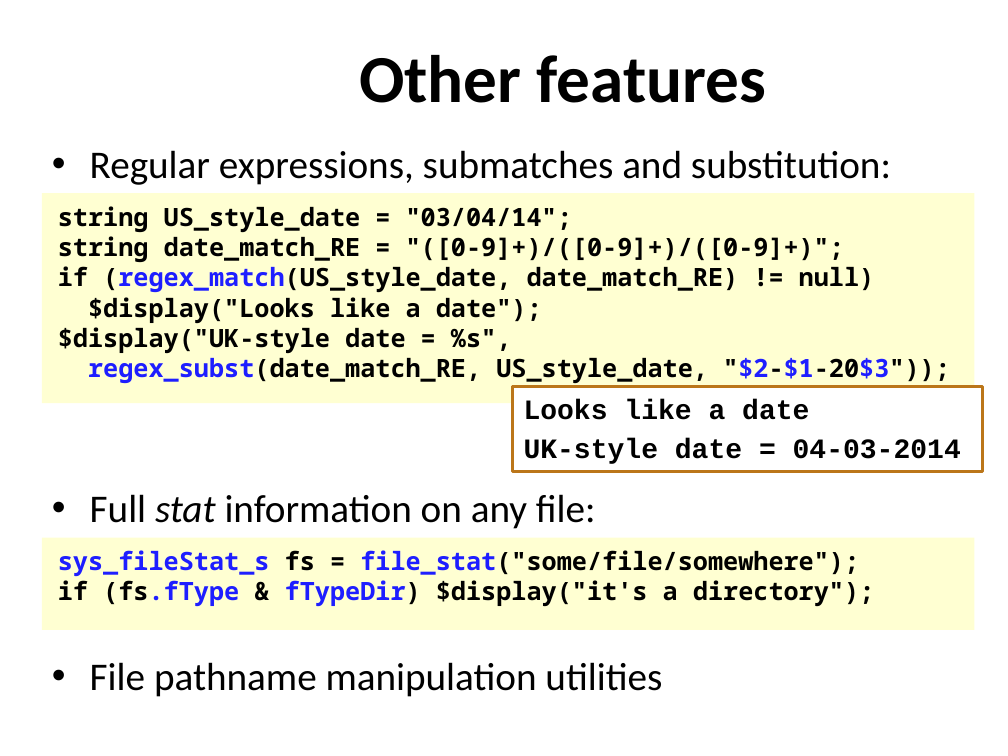
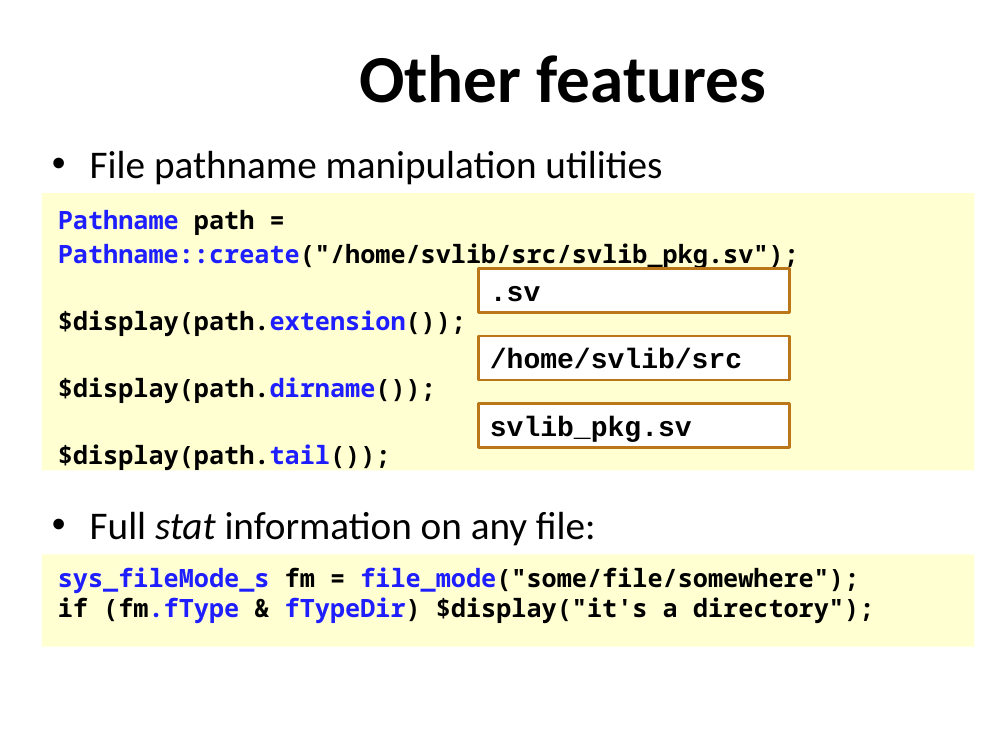
Before and after one commit to xiaoweish/svlib, a slide deck: slide 8 of svlib/doc/163-aq602-latest-draft.pptm. Drawn at 1008x756 pixels with LibreOffice and Linux fonts; fonts in the diff are those of the drawing; background and template pictures are left out. Boxes give left, top, right and bottom in pixels: in the first picture for what was removed or moved away, otherwise in the second. Text is boxed around its words. In the diff, an @@ line names an element or a change of style, - is before the commit and + after.

Commit message:
Have the file_mode function return the appropriate struct type. Various additions to the presentation.

```diff
--- a/svlib/doc/163-aq602-latest-draft.pptm
+++ b/svlib/doc/163-aq602-latest-draft.pptm
@@ text at [90,150,662,185]: text changed @@
-• Regular expressions, submatches and substitution:
+• File pathname manipulation utilities
@@ rectangle "Pathname path = Pathname::create("/home/svlib/src/svlib_pkg. ...": place and size @@
-rectangle "Pathname path = Pathname::create("/home/svlib/src/svlib_pkg. ..." at [42,194,975,403]
+rectangle "Pathname path = Pathname::create("/home/svlib/src/svlib_pkg. ..." at [42,194,975,471]
@@ text in rectangle at [58,210,799,470]: text changed @@
-string US_style_date = "03/04/14";
-string date_match_RE = "([0-9]+)/([0-9]+)/([0-9]+)";
-if (regex_match(US_style_date, date_match_RE) != null)
-$display("Looks like a date");
-$display("UK-style date = %s",
-regex_subst(date_match_RE, US_style_date, "$2-$1-20$3"));
+Pathname path = Pathname::create("/home/svlib/src/svlib_pkg.sv");
+$display(path.extension());
+$display(path.dirname());
+$display(path.tail());
@@ rectangle added at [479,269,789,313], fill #FFFFFF, outline #BB761A 2 pt, 20 pt, text #000000, bold @@
+.sv
@@ rectangle added at [479,336,789,380], fill #FFFFFF, outline #BB761A 2 pt, 20 pt, text #000000, bold @@
+/home/svlib/src
@@ rectangle removed at [512,386,983,471] @@
-Looks like a date
-UK-style date = 04-03-2014
@@ rectangle added at [479,403,789,448], fill #FFFFFF, outline #BB761A 2 pt, 20 pt, text #000000, bold @@
+svlib_pkg.sv
@@ text "Full stat information on any ...": place and size @@
-text "Full stat information on any ..." at [90,494,596,529]
+text "Full stat information on any ..." at [90,511,596,546]
@@ rectangle "sys_fileMode_s fm = file_mode("some/file/somewhere");": place and size @@
-rectangle "sys_fileMode_s fm = file_mode("some/file/somewhere");" at [42,537,975,630]
+rectangle "sys_fileMode_s fm = file_mode("some/file/somewhere");" at [42,554,975,647]
@@ text in rectangle at [58,567,874,623]: text changed @@
-sys_fileStat_s fs = file_stat("some/file/somewhere");
-if (fs.fType & fTypeDir) $display("it's a directory");
+sys_fileMode_s fm = file_mode("some/file/somewhere");
+if (fm.fType & fTypeDir) $display("it's a directory");
@@ text removed at [90,662,662,697] @@
-• File pathname manipulation utilities
```
Also in this commit, not shown: 2 other slides changed, 1 other file.
